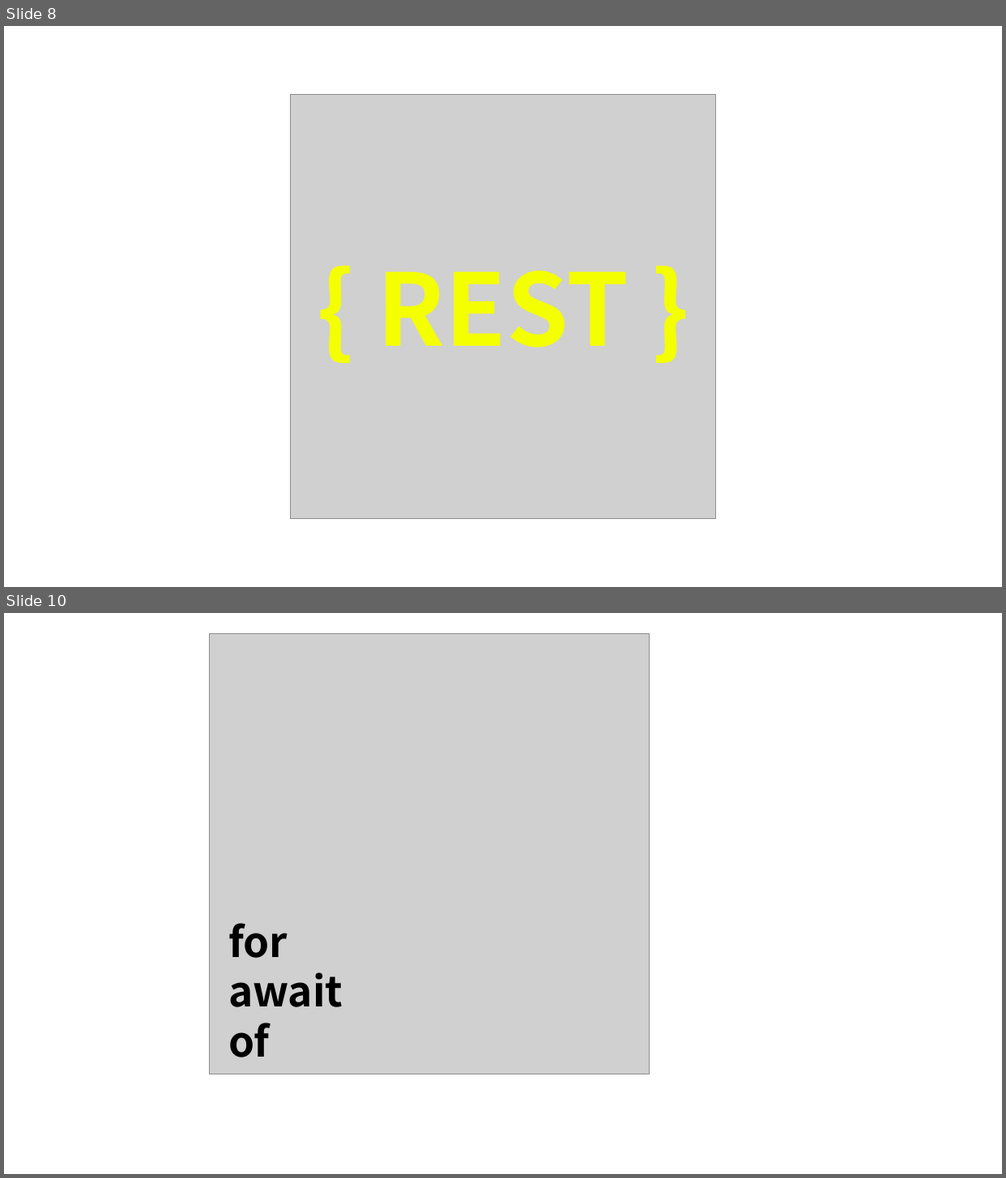
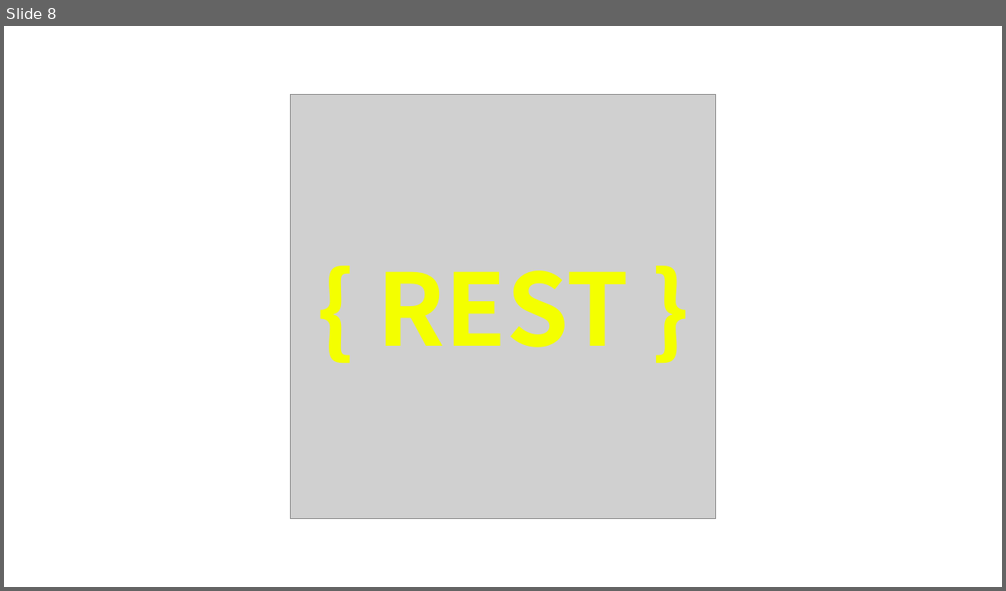
Before and after one commit to Seokhyeon-Park/icon-for-blog, a slide deck: icon.pptx. Shown one above the other, each under a label of ours: slides 8 and 10 before the commit, slide 8 after it; the slides between them are not shown. The pictures are 1006x1178 and 1006x591 pixels, drawn with LibreOffice and Linux fonts; fonts in the diff are those of the drawing; grey boxes stand for pictures. Boxes give left, top, right and bottom in pixels: in the first picture for what was removed or moved away, otherwise in the second. Text is boxed around its words. In the diff, an @@ line names an element or a change of style, - is before the commit and + after.

```diff
--- a/icon.pptx
+++ b/icon.pptx
@@ slide 10 removed at box(4, 613, 1002, 1174), background #FFFFFF @@
@@ picture removed at box(209, 634, 650, 1075) @@
@@ text removed at box(228, 923, 343, 1058) @@
-for
-await
-of
```
Also in this commit, not shown: 1 slide changed, 2 slides added.
